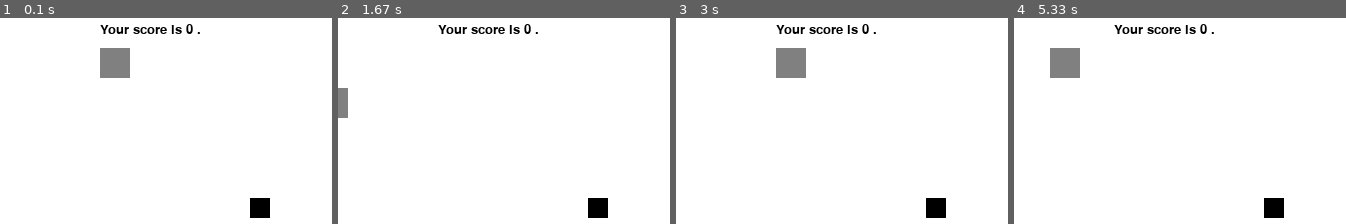
Above: before the commit, frames 1-4 (left to right).
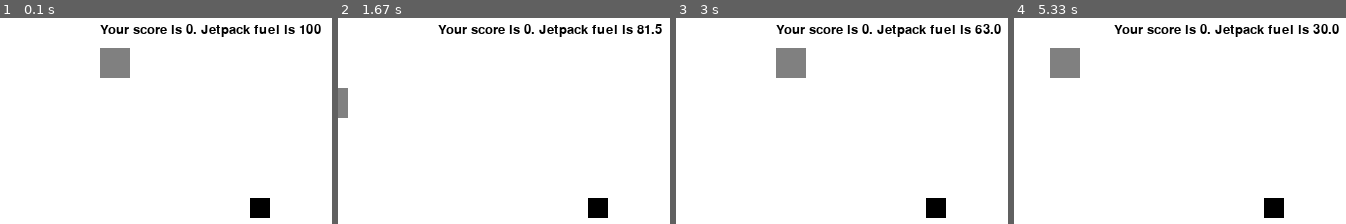
Above: after the commit, the same moments.

Repository: reychakcoding/Python-Class
Game: pygame game, started from Reyansh/Game.py
Same seed, same stepped clock (60 frames per second), same inputs: the game is played once before the commit and once after it.
Inputs (mouse positions are in pixels of both pictures, inside the frame that each line leads up to):
- Up to frame 1 (0.1 s): no input
- Up to frame 2 (1.67 s): hold D 0.33-0.8 s; move the mouse to (570, 219) at 0.37 s; hold W 0.83-1.13 s; hold D 1.17-1.63 s
- Up to frame 3 (3 s): hold A 1.67-2.2 s; hold S 2.23-2.53 s; hold A 2.57-2.97 s
- Up to frame 4 (5.33 s): hold W 3-3.37 s; hold D 3.4-4.03 s; hold S 4.07-4.43 s; hold A 4.47-4.93 s; hold D from 4.97 s (still down)

The runs differ from the first frame. In frame 1, 0.9% of the frame differs, in the area x 58-97%, y 2-10%; in frame 2, 0.9%; in frame 3, 0.9%; in frame 4, 1.0%, in the area x 58-98%, y 2-10%.

Commit message:
jetpackadded.py

Diff:
--- a/Reyansh/Game.py
+++ b/Reyansh/Game.py
@@ -13,6 +13,7 @@
 score = 0
 xspeed = 0
 yspeed = 0
+jetpack = 100
 # can access multiple properties of the rect
 # top, bottom, right,left,top-right, x,y,width,height
 
@@ -22,19 +23,24 @@
     ev = py.event.poll() # gets the latest event
     if ev.type == py.QUIT:
         break
-    keys = py.key.get_pressed() # a list of all current keys pressed
-    if keys[py.K_a]:
-      xspeed = 2
-      yspeed = 0
-    if keys[py.K_d]:
-      xspeed= -2
-      yspeed = 0
-    if keys[py.K_s]:
-      yspeed = 2
-      xspeed = 0
-    if keys[py.K_w]:
-      yspeed = -2
-      xspeed = 0
+    keys = py.key.get_pressed()# a list of all current keys pressed
+    if (jetpack > 0):
+      if keys[py.K_a]:
+        xspeed = 2
+        yspeed = 0
+        jetpack=jetpack-0.25
+      if keys[py.K_d]:
+        xspeed= -2
+        yspeed = 0
+        jetpack=jetpack-0.25
+      if keys[py.K_s]:
+        yspeed = 2
+        xspeed = 0
+        jetpack=jetpack-0.25
+      if keys[py.K_w]:
+        yspeed = -2
+        xspeed = 0
+        jetpack=jetpack-0.25
     rock.top-=yspeed
     rock.left+=xspeed
     if(player.colliderect(rock)==True):  #if blue square collided with black square
@@ -52,7 +58,7 @@
     # MOUSEBUTTONDOWN   pos, button, touch
 
     window.fill("white")
-    text = font.render("Your score is " + str(score) +" .",True,(0,0,0))
+    text = font.render("Your score is " + str(score) +". Jetpack fuel is " + str(jetpack),True,(0,0,0))
     mouseX,mouseY = py.mouse.get_pos()
 
     #player.centerx = mouseX
